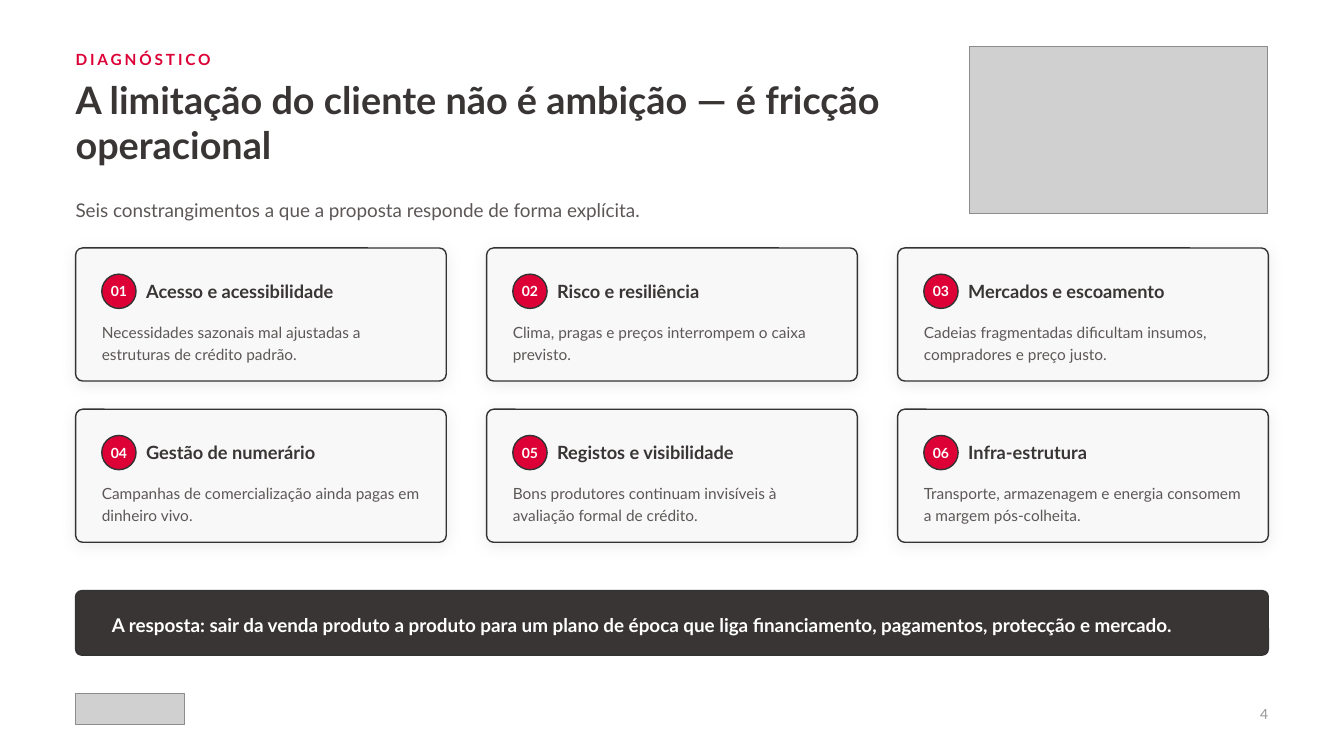
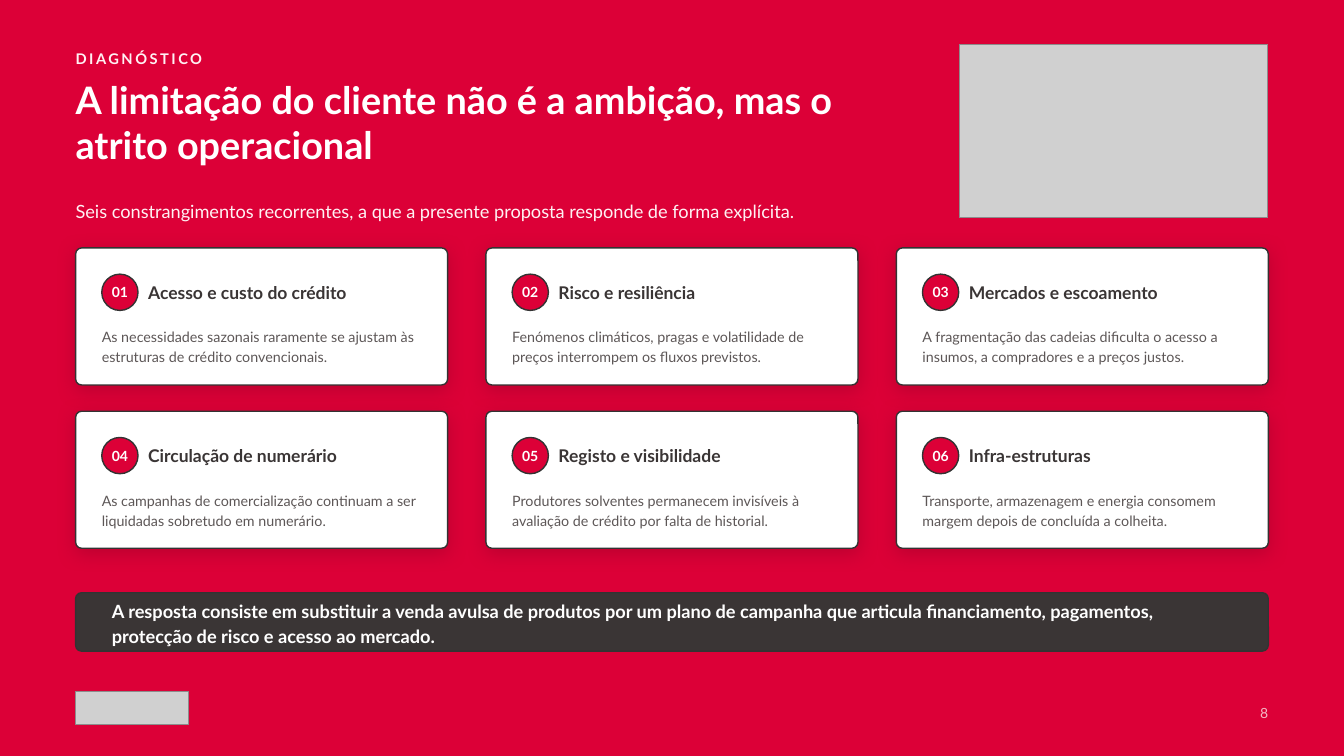
Before and after one commit to timoteomirolejr-hue/momo, a slide deck: slide 8 of cvp-agronegocios/CVP_Agronegocios_Absa_Mocambique_2026.pptx (slide 5 before the commit). Drawn at 1344x756 pixels with LibreOffice and Linux fonts; fonts in the diff are those of the drawing; grey boxes stand for pictures. Boxes give left, top, right and bottom in pixels: in the first picture for what was removed or moved away, otherwise in the second. Text is boxed around its words. In the diff, an @@ line names an element or a change of style, - is before the commit and + after.

```diff
--- a/cvp-agronegocios/CVP_Agronegocios_Absa_Mocambique_2026.pptx
+++ b/cvp-agronegocios/CVP_Agronegocios_Absa_Mocambique_2026.pptx
@@ background #FFFFFF to #DC0037 @@
@@ text "DIAGNÓSTICO" at box(76, 51, 203, 64): size 11 to 10.5 pt, text colour #DC0037 to #FFF1F3, letter spacing 2 to 1.8 pt @@
@@ picture: place and size @@
-picture at box(970, 46, 1268, 214)
+picture at box(960, 44, 1268, 218)
@@ text at box(76, 86, 832, 166): text changed; text colour #3A3535 to #FFFFFF @@
-A limitação do cliente não é ambição — é fricção operacional
+A limitação do cliente não é a ambição, mas o atrito operacional
@@ text at box(76, 204, 794, 222): text changed; size 13.5 to 13 pt; text colour #5D5757 to #FFF1F3 @@
-Seis constrangimentos a que a proposta responde de forma explícita.
+Seis constrangimentos recorrentes, a que a presente proposta responde de forma explícita.
@@ rounded rectangle: place and size @@
-rounded rectangle at box(76, 248, 447, 381)
+rounded rectangle at box(76, 248, 448, 385)
@@ rounded rectangle: place and size @@
-rounded rectangle at box(487, 248, 858, 381)
+rounded rectangle at box(486, 248, 858, 385)
@@ rounded rectangle: place and size @@
-rounded rectangle at box(898, 248, 1269, 381)
+rounded rectangle at box(896, 248, 1268, 385)
@@ text at box(148, 286, 347, 299): text changed; size 13 to 12.5 pt @@
-Acesso e acessibilidade
+Acesso e custo do crédito
@@ text "Risco e resiliência" at box(558, 286, 695, 299): size 13 to 12.5 pt @@
@@ text "Mercados e escoamento" at box(969, 286, 1157, 299): size 13 to 12.5 pt @@
@@ text at box(102, 331, 414, 362): text changed; size 11 to 10.2 pt @@
-Necessidades sazonais mal ajustadas a estruturas de crédito padrão.
+As necessidades sazonais raramente se ajustam às estruturas de crédito convencionais.
@@ text at box(512, 331, 804, 365): text changed; size 11 to 10.2 pt @@
-Clima, pragas e preços interrompem o caixa previsto.
+Fenómenos climáticos, pragas e volatilidade de preços interrompem os fluxos previstos.
@@ text at box(922, 331, 1218, 365): text changed; size 11 to 10.2 pt @@
-Cadeias fragmentadas dificultam insumos, compradores e preço justo.
+A fragmentação das cadeias dificulta o acesso a insumos, a compradores e a preços justos.
@@ rounded rectangle: place and size @@
-rounded rectangle at box(76, 409, 447, 542)
+rounded rectangle at box(76, 411, 448, 548)
@@ rounded rectangle: place and size @@
-rounded rectangle at box(487, 409, 858, 542)
+rounded rectangle at box(486, 411, 858, 548)
@@ fill #F8F8F8 to #FFFFFF; shadow changed; proportions changed in 6 elements at box(76, 248, 448, 385), box(486, 248, 858, 385), box(896, 248, 1268, 385), box(76, 411, 448, 548), box(486, 411, 858, 548), box(896, 411, 1268, 548) @@
@@ rounded rectangle: place and size @@
-rounded rectangle at box(898, 409, 1269, 542)
+rounded rectangle at box(896, 411, 1268, 548)
@@ 3 ellipses: place and size @@
-3 ellipses at box(102, 436, 959, 470)
+3 ellipses at box(102, 438, 959, 474)
@@ text at box(148, 449, 337, 465): text changed; size 13 to 12.5 pt @@
-Gestão de numerário
+Circulação de numerário
@@ text at box(558, 449, 721, 465): text changed; size 13 to 12.5 pt @@
-Registos e visibilidade
+Registo e visibilidade
@@ text at box(969, 449, 1091, 462): text changed; size 13 to 12.5 pt @@
-Infra-estrutura
+Infra-estruturas
@@ text at box(102, 495, 416, 529): text changed; size 11 to 10.2 pt @@
-Campanhas de comercialização ainda pagas em dinheiro vivo.
+As campanhas de comercialização continuam a ser liquidadas sobretudo em numerário.
@@ text at box(512, 495, 799, 529): text changed; size 11 to 10.2 pt @@
-Bons produtores continuam invisíveis à avaliação formal de crédito.
+Produtores solventes permanecem invisíveis à avaliação de crédito por falta de historial.
@@ text at box(922, 496, 1216, 529): text changed; size 11 to 10.2 pt @@
-Transporte, armazenagem e energia consomem a margem pós-colheita.
+Transporte, armazenagem e energia consomem margem depois de concluída a colheita.
@@ rounded rectangle: place and size @@
-rounded rectangle at box(76, 591, 1268, 655)
+rounded rectangle at box(76, 593, 1268, 651)
@@ rounded rectangle at box(76, 593, 1268, 651): proportions changed @@
@@ text at box(112, 604, 1153, 647): text changed; size 13.5 to 13 pt @@
-A resposta: sair da venda produto a produto para um plano de época que liga financiamento, pagamentos, protecção e mercado.
+A resposta consiste em substituir a venda avulsa de produtos por um plano de campanha que articula financiamento, pagamentos, protecção de risco e acesso ao mercado.
@@ picture: place and size @@
-picture at box(76, 694, 185, 725)
+picture at box(76, 692, 189, 725)
@@ text at box(1260, 708, 1268, 718): text changed; text colour #9A9494 to #F3B9C4 @@
-4
+8
```
Also in this commit, not shown: 18 other slides changed, 7 slides added, 3 slides removed, 4 other files.
